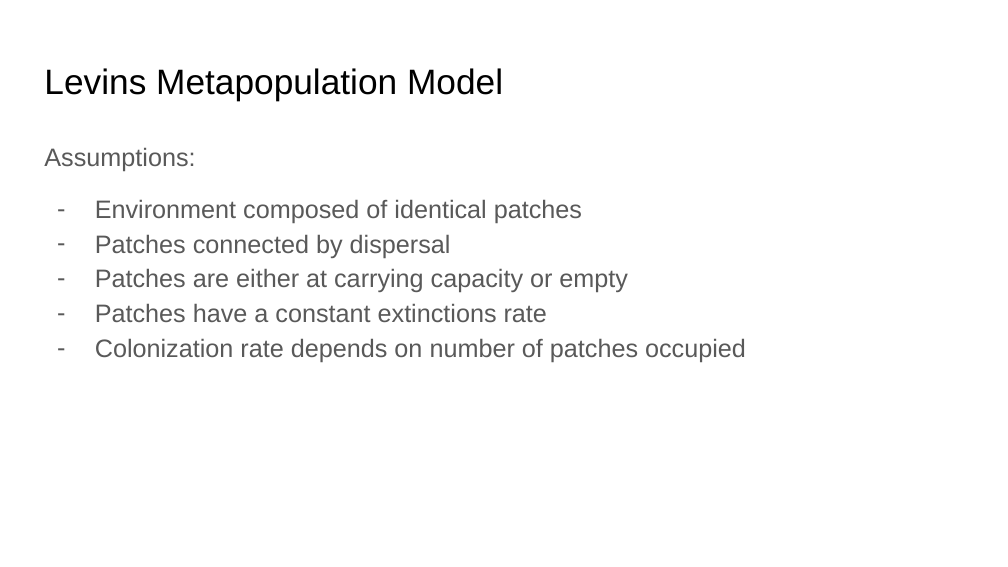
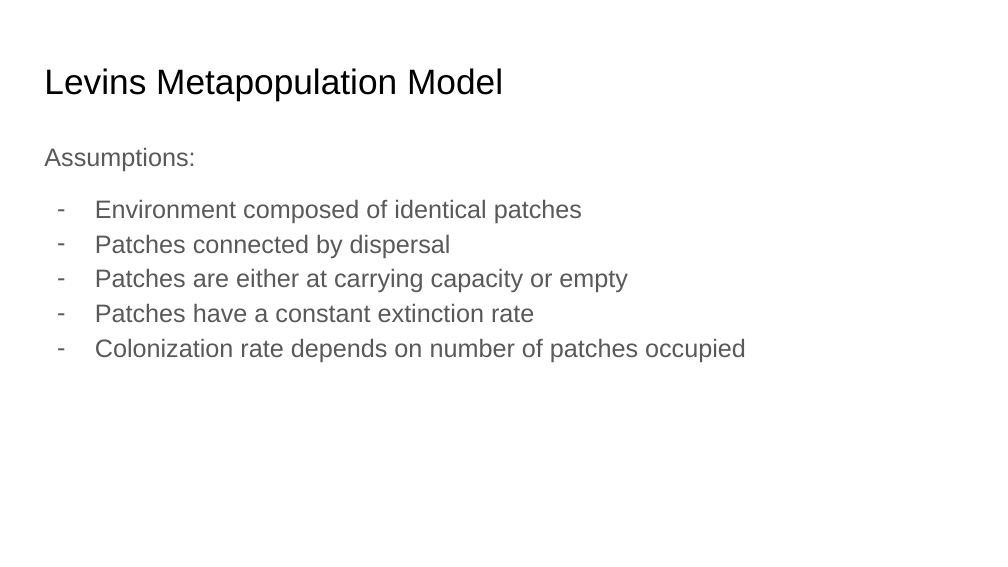
Before and after one commit to bmaitner/Community_ecology_course, a slide deck: slide 13 of lectures/Lecture_23_Patchy_Environments_I.pptx (slide 14 before the commit). Drawn at 1008x567 pixels with LibreOffice and Linux fonts; fonts in the diff are those of the drawing. Boxes give left, top, right and bottom in pixels: in the first picture for what was removed or moved away, otherwise in the second. Text is boxed around its words. In the diff, an @@ line names an element or a change of style, - is before the commit and + after.

```diff
--- a/lectures/Lecture_23_Patchy_Environments_I.pptx
+++ b/lectures/Lecture_23_Patchy_Environments_I.pptx
@@ text at (95,303,534,322): text changed @@
-– Patches have a constant extinctions rate
+– Patches have a constant extinction rate
```
Also in this commit, not shown: 6 other slides changed, 1 slide added, 2 slides removed, 6 other files.
